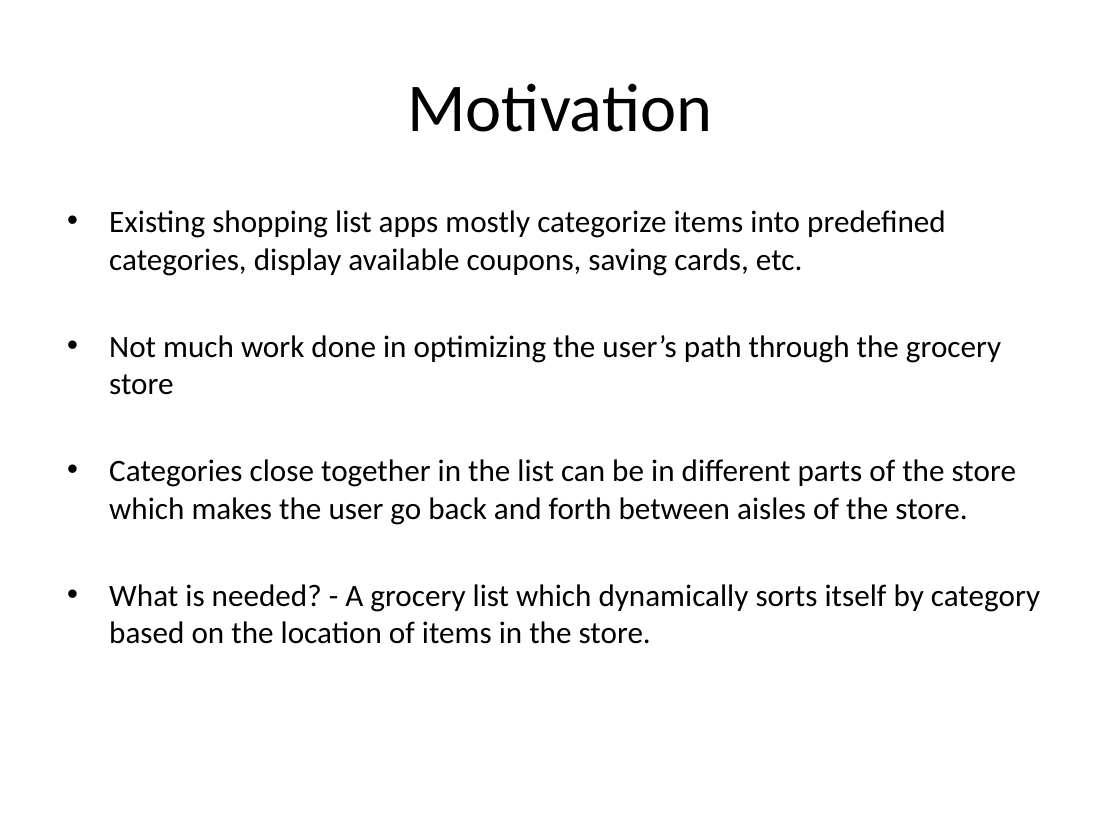
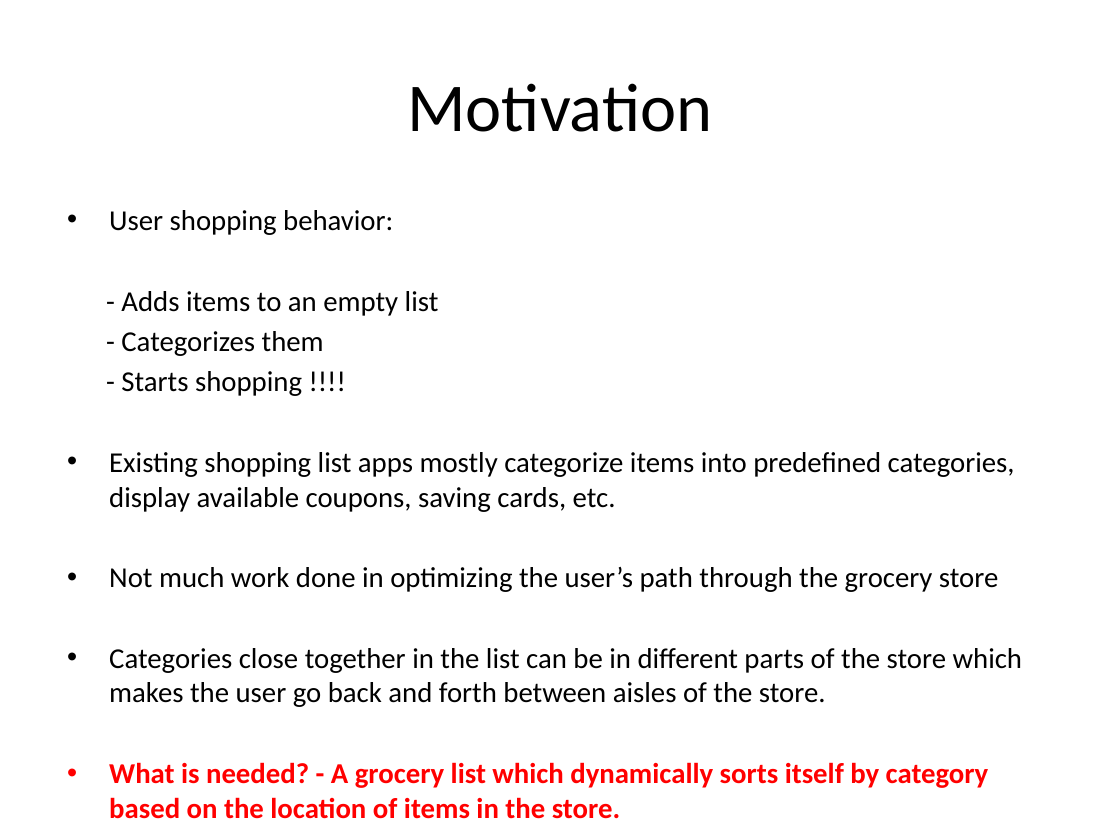
Before and after one commit to samuelbritt/QuickShop, a slide deck: slide 2 of QuickShop_DEMO.pptx. Drawn at 1120x840 pixels with LibreOffice and Linux fonts; fonts in the diff are those of the drawing. Boxes give left, top, right and bottom in pixels: in the first picture for what was removed or moved away, otherwise in the second. Text is boxed around its words. In the diff, an @@ line names an element or a change of style, - is before the commit and + after.

Commit message:
More slides added

```diff
--- a/QuickShop_DEMO.pptx
+++ b/QuickShop_DEMO.pptx
@@ text at (109, 210, 439, 396): paragraphs added @@
+• User shopping behavior:
+- Adds items to an empty list
+- Categorizes them
+- Starts shopping !!!!
@@ text at (109, 452, 1023, 819): size 20 to 18.5 pt in "Existing shopping list apps mostly categorize items ...", "Not much work done in optimizing the ...", "Categories close together in the list can ...", "What is needed? - A grocery list ..."; text colour #000000 to #FF0000, bold on in "What is needed? - A grocery list ..." @@
```
Also in this commit, not shown: 1 other slide changed, 2 slides added, 1 slide removed.
